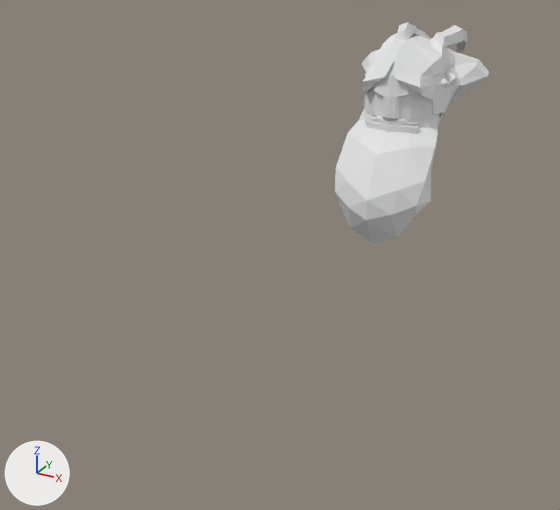
The Blender file Animations/WarriorBodyParts.blend as it was, and as the next commit left it.
Camera for both pictures: a camera (50 mm lens) standing at (4.94, -13.74, 11.01) and looking at (-2.95, 0.62, 3.83). Arrows for +X, +Y and +Z are at lower left; the lights stay in place.

In view in the first picture: 'ChitinHelmet', 'Head'.
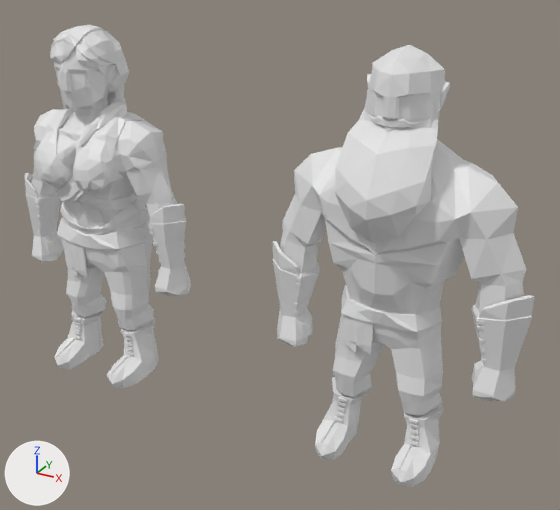
What differs and where, as boxes (x1, y1, x2, y2) in the pictures (560 x 510 px):
'Chest', shown: after (272, 139, 535, 401)
'warrior_02a_female03t.003', added: after (25, 104, 191, 296)
'Legs', shown: after (333, 285, 443, 416)
'warrior_02a_female03t.002', added: after (57, 217, 154, 330)
'ChitinHelmet', hidden: before (362, 22, 489, 134)
'warrior_02a_female03t', added: after (50, 25, 129, 147)
'Feet', shown: after (315, 377, 444, 487)
'warrior_02a_female03t.001', added: after (54, 310, 159, 388)

What changed in the scene script:
```text
Add me_untitled_013:
    me_untitled_013.from_pydata(...)  # 1124 vertices, 1928 faces; spans x -253.0..253.0, y 241.0..694.0, z -118.0..116.0
Add me_untitled_012:
    me_untitled_012.from_pydata(...)  # 242 vertices, 442 faces; spans x -126.0..129.0, y 121.0..405.0, z -102.0..68.0
Add me_untitled_011:
    me_untitled_011.from_pydata(...)  # 250 vertices, 420 faces; spans x -133.0..133.0, y 1.0..130.0, z -55.0..119.0
Add me_untitled_009:
    me_untitled_009.from_pydata(...)  # 535 vertices, 993 faces; spans x -76.0..87.0, y 468.0..871.0, z -112.0..81.0
Change ob_chest:
    remove ob_chest.hide_viewport = True
Change ob_legs:
    remove ob_legs.hide_viewport = True
Change ob_feet:
    remove ob_feet.hide_viewport = True
Change ob_chitinhelmet:
    add ob_chitinhelmet.hide_viewport = True
Add ob_warrior_02a_female03t_003:
    ob_warrior_02a_female03t_003 = bpy.data.objects.new('warrior_02a_female03t.003', me_untitled_013)
    ob_warrior_02a_female03t_003.location = (-7.69, 0.0, 0.0)
    ob_warrior_02a_female03t_003.rotation_euler = (1.571, 0.0, 0.0)  # degrees (90, 0, 0)
    ob_warrior_02a_female03t_003.scale = (0.01, 0.01, 0.01)
Add ob_warrior_02a_female03t_002:
    ob_warrior_02a_female03t_002 = bpy.data.objects.new('warrior_02a_female03t.002', me_untitled_012)
    ob_warrior_02a_female03t_002.location = (-7.69, 0.0, 0.0)
    ob_warrior_02a_female03t_002.rotation_euler = (1.571, 0.0, 0.0)  # degrees (90, 0, 0)
    ob_warrior_02a_female03t_002.scale = (0.01, 0.01, 0.01)
Add ob_warrior_02a_female03t_001:
    ob_warrior_02a_female03t_001 = bpy.data.objects.new('warrior_02a_female03t.001', me_untitled_011)
    ob_warrior_02a_female03t_001.location = (-7.69, 0.0, 0.0)
    ob_warrior_02a_female03t_001.rotation_euler = (1.571, 0.0, 0.0)  # degrees (90, 0, 0)
    ob_warrior_02a_female03t_001.scale = (0.01, 0.01, 0.01)
Add ob_warrior_02a_female03t:
    ob_warrior_02a_female03t = bpy.data.objects.new('warrior_02a_female03t', me_untitled_009)
    ob_warrior_02a_female03t.location = (-7.69, 0.0, 0.0)
    ob_warrior_02a_female03t.rotation_euler = (1.571, 0.0, 0.0)  # degrees (90, 0, 0)
    ob_warrior_02a_female03t.scale = (0.01, 0.01, 0.01)
```
